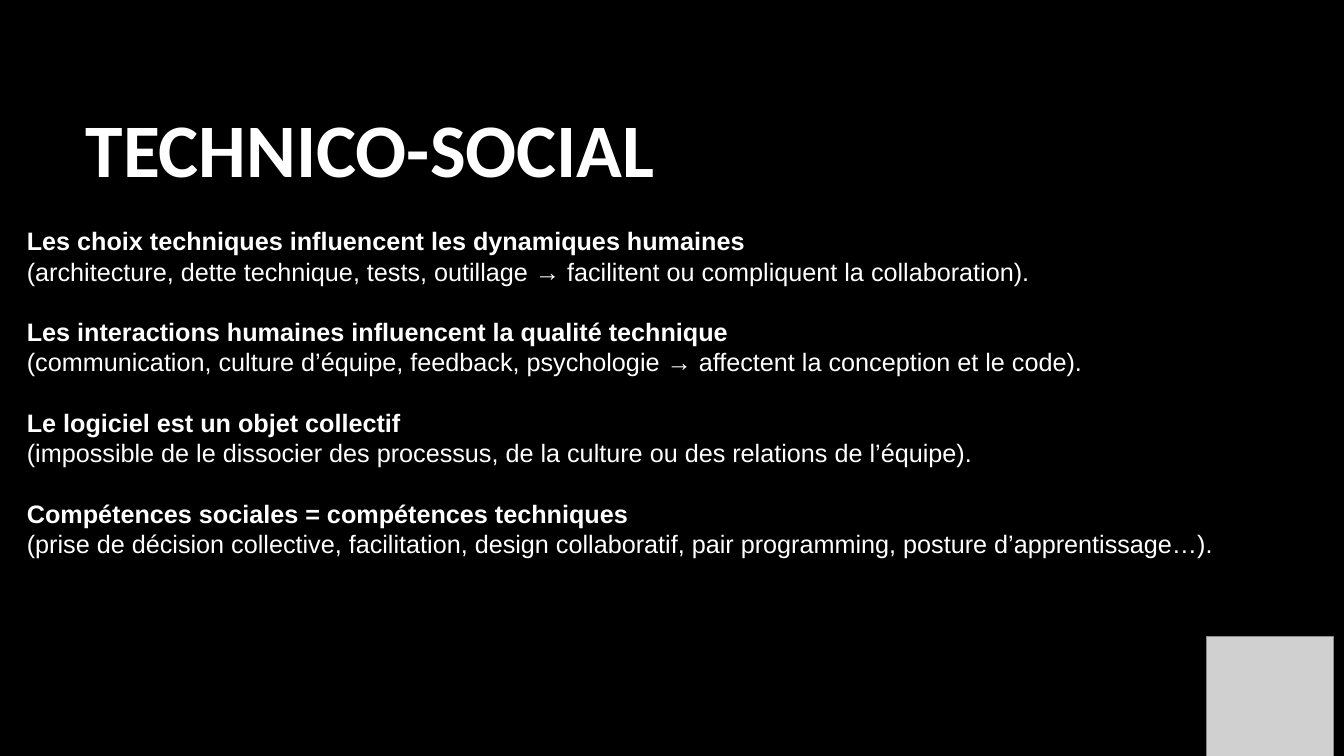
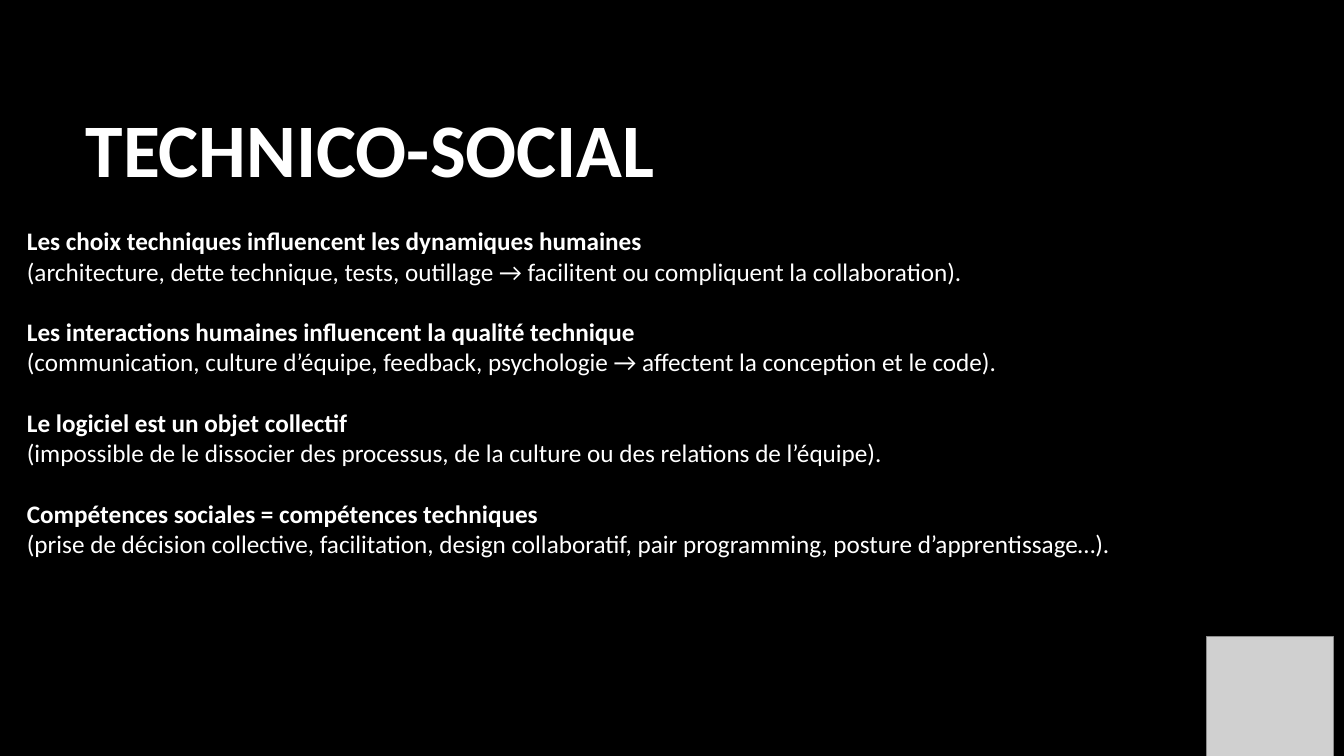
Before and after one commit to b16d/Article, a slide deck: slide 5 of Newcraft2025.pptx. Drawn at 1344x756 pixels with LibreOffice and Linux fonts; fonts in the diff are those of the drawing; grey boxes stand for pictures; background and template pictures are left out. Boxes give left, top, right and bottom in pixels: in the first picture for what was removed or moved away, otherwise in the second. Text is boxed around its words. In the diff, an @@ line names an element or a change of style, - is before the commit and + after.

```diff
--- a/Newcraft2025.pptx
+++ b/Newcraft2025.pptx
@@ text "Les choix techniques influencent les ..." at box(27, 232, 1110, 558): font Arial to Calibri @@
```
Also in this commit, not shown: 7 slides added.
